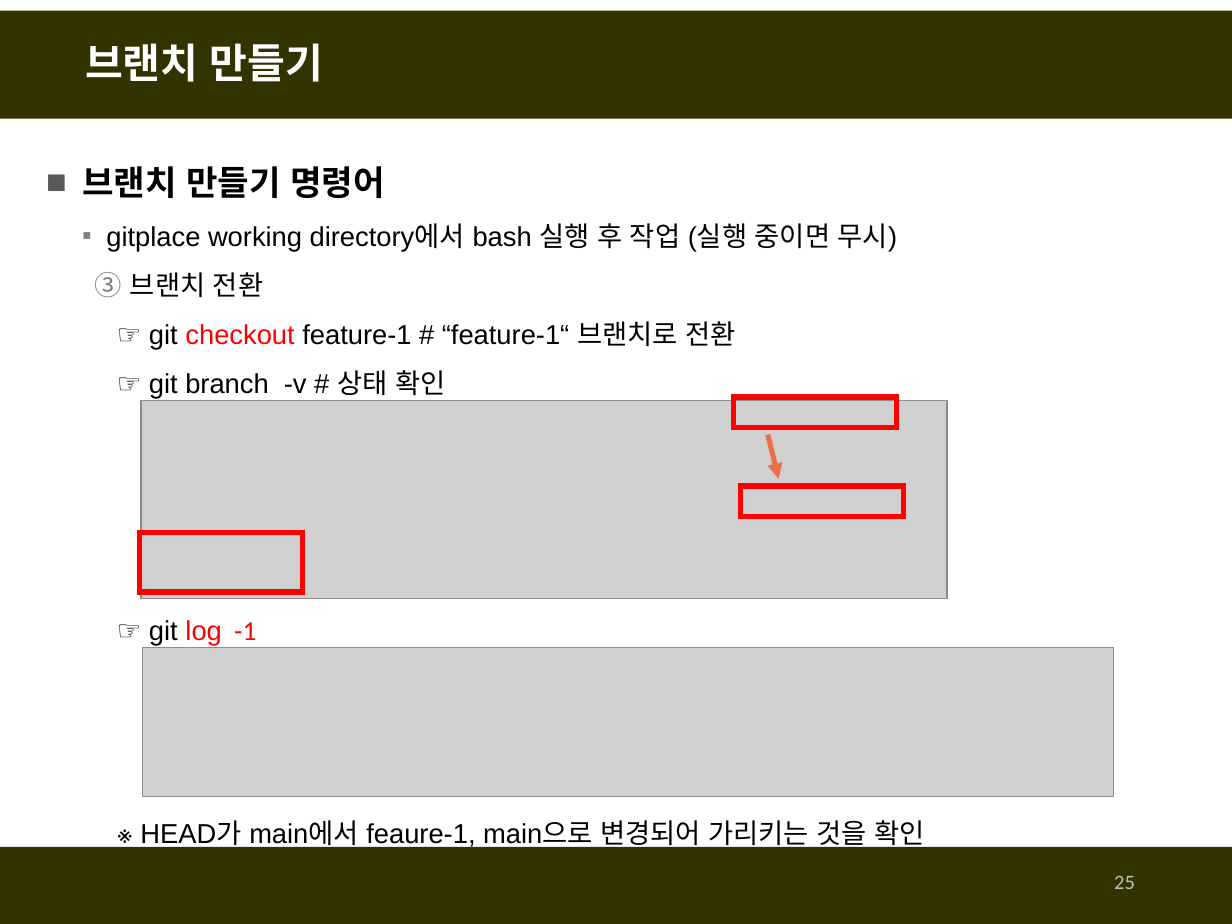
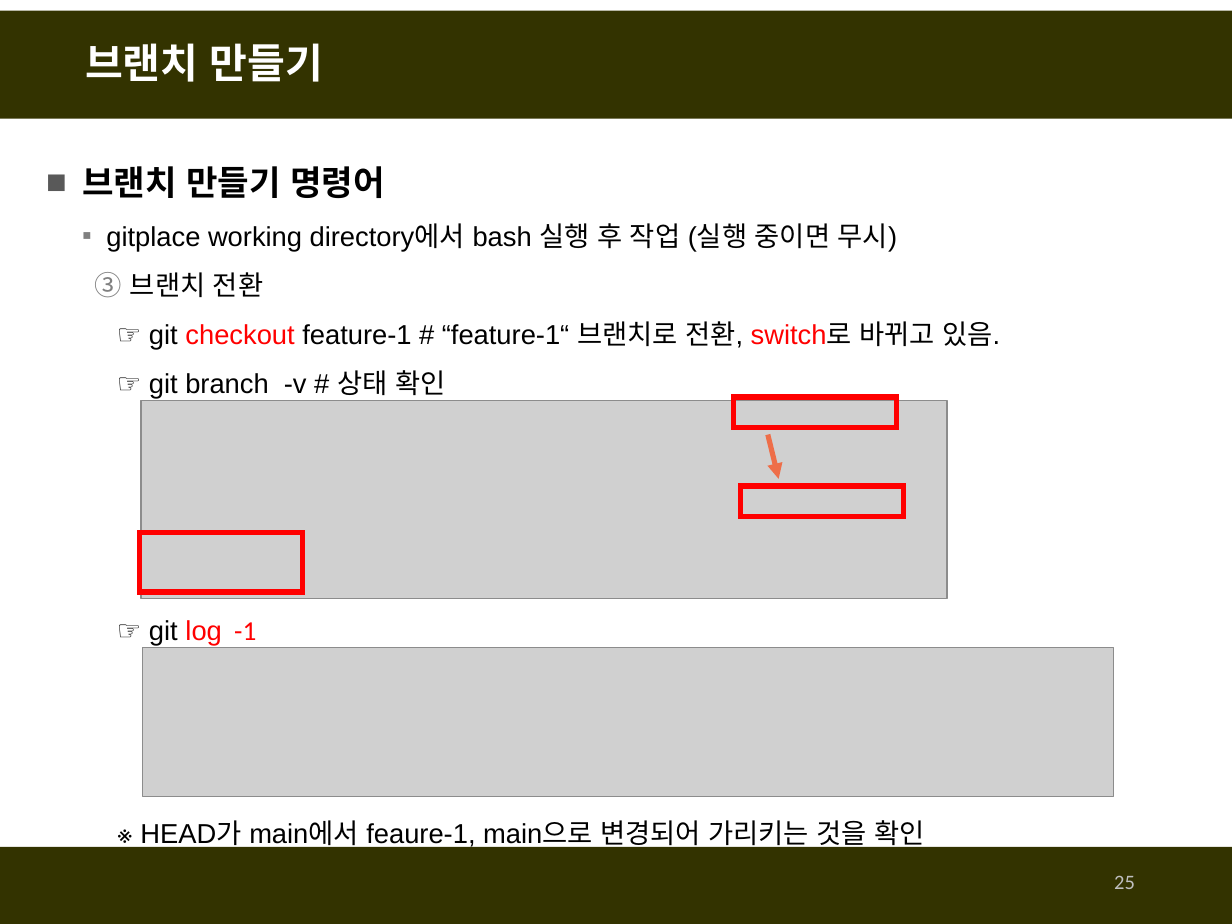
Before and after one commit to fasthill/github-lecture, a slide deck: slide 25 of git및github첫걸음1-git사용하기.pptx. Drawn at 1232x924 pixels with LibreOffice and Linux fonts; fonts in the diff are those of the drawing; grey boxes stand for pictures. Boxes give left, top, right and bottom in pixels: in the first picture for what was removed or moved away, otherwise in the second. Text is boxed around its words. In the diff, an @@ line names an element or a change of style, - is before the commit and + after.

```diff
--- a/git및github첫걸음1-git사용하기.pptx
+++ b/git및github첫걸음1-git사용하기.pptx
@@ text at (149,321,1000,350): text changed @@
-  ☞ git checkout feature-1 # “feature-1“ 브랜치로 전환
+  ☞ git checkout feature-1 # “feature-1“ 브랜치로 전환, switch로 바뀌고 있음.
```
Also in this commit, not shown: 3 other slides changed.
